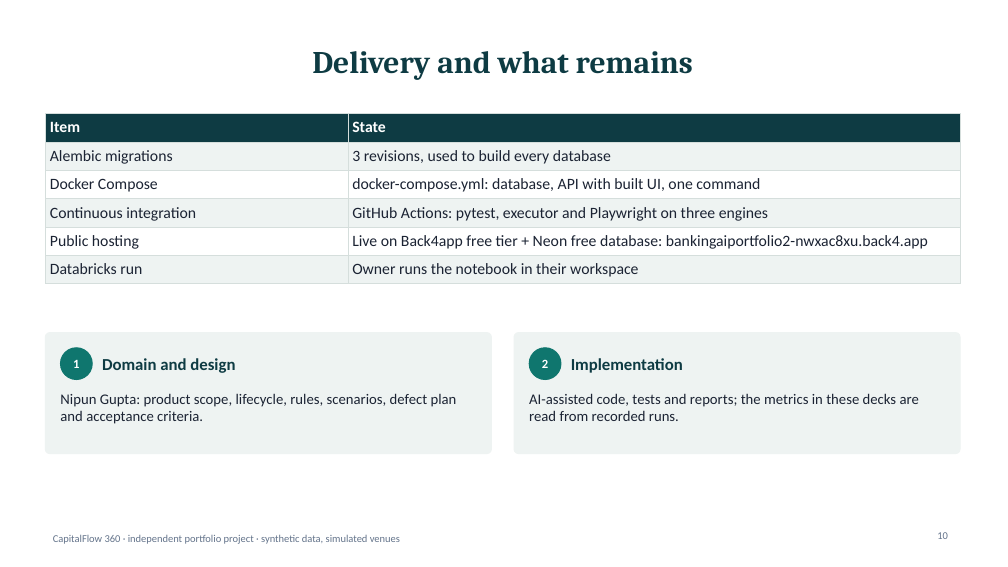
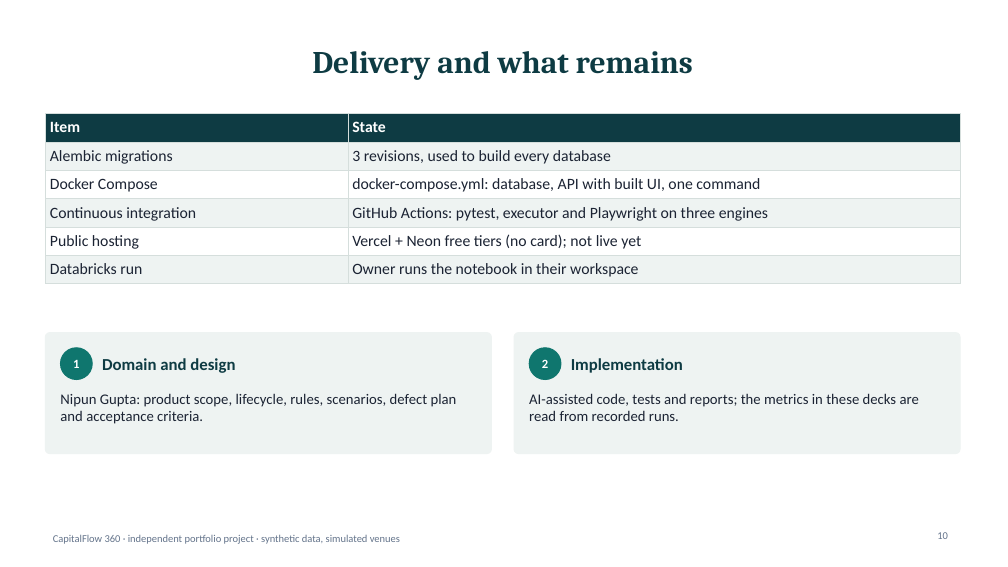
Before and after one commit to nipunrg1990rocks-dev/banking-ai-portfolio, a slide deck: slide 10 of projects/p7_capitalflow360/reporting/out/CF360_Architecture_and_Data.pptx. Drawn at 1008x567 pixels with LibreOffice and Linux fonts; fonts in the diff are those of the drawing. Boxes give left, top, right and bottom in pixels: in the first picture for what was removed or moved away, otherwise in the second. Text is boxed around its words. In the diff, an @@ line names an element or a change of style, - is before the commit and + after.

```diff
--- a/projects/p7_capitalflow360/reporting/out/CF360_Architecture_and_Data.pptx
+++ b/projects/p7_capitalflow360/reporting/out/CF360_Architecture_and_Data.pptx
@@ table at (x1=45, y1=113, x2=960, y2=281) @@
-row 5, column 2: Live on Back4app free tier + Neon free database: bankingaiportfolio2-nwxac8xu.back4.app
+row 5, column 2: Vercel + Neon free tiers (no card); not live yet
```
Also in this commit, not shown: 1 other slide changed, 22 other files.
